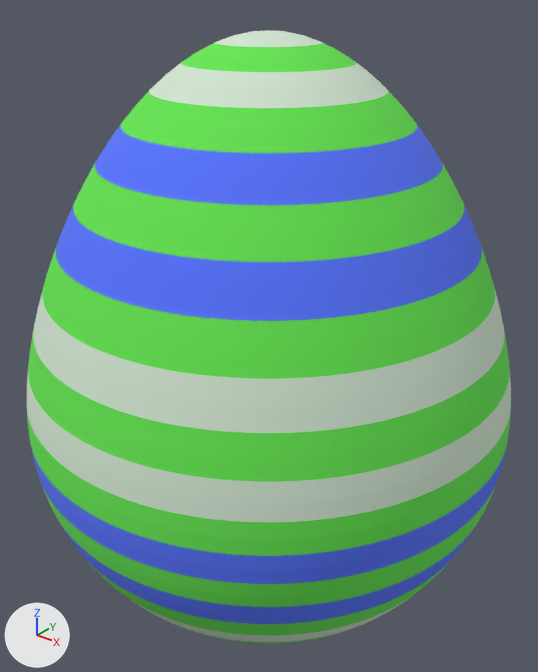
An edit to the glTF model src/assets/models/redegg.glb, drawn before and after from the same camera.
The view is the same before and after, from a 50 mm camera at (1.75, -2.19, 1.64) aimed at (-0.01, 0.02, 0.27). The axes (+X, +Y, +Z) are drawn at lower left. The lights are the same throughout.
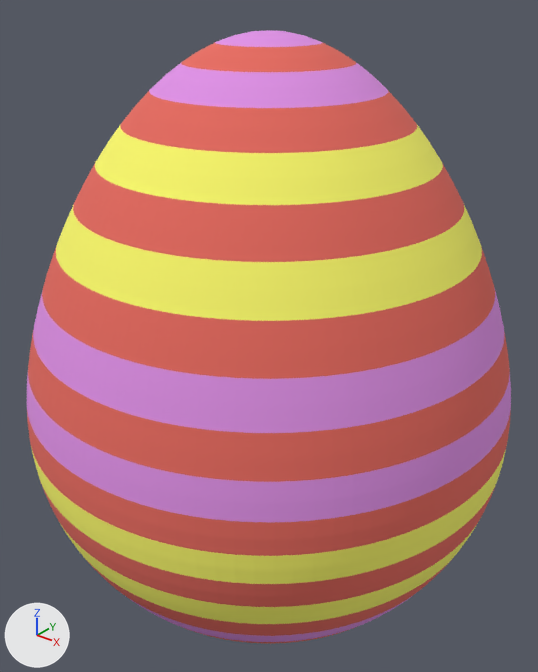
Changed parts and their boxes [x1, y1, x2, y2] in the pictures (538 x 672 px):
'Sphere', recoloured
    both: [27, 30, 511, 643]

Patch to the scene script:
```diff
--- a/src/assets/models/redegg.glb.py
+++ b/src/assets/models/redegg.glb.py
@@ mat_material_001 @@
 mat_material_001 = principled_material('Material.001')
-mat_material_001.base_color = (0.133, 0.8, 0.0839)  # green #66e752
+mat_material_001.base_color = (0.8, 0.146, 0.114)  # red #e76b5f
 mat_material_001.roughness = 1.0
@@ mat_material_004 @@
 mat_material_004 = principled_material('Material.004')
-mat_material_004.base_color = (0.0992, 0.184, 1.0)  # blue #5977ff
+mat_material_004.base_color = (1.0, 0.984, 0.152)  # yellow #fffd6d
 mat_material_004.roughness = 1.0
@@ mat_material_002 @@
 mat_material_002 = principled_material('Material.002')
-mat_material_002.base_color = (0.656, 0.8, 0.648)  # white #d4e7d3
+mat_material_002.base_color = (0.752, 0.286, 0.8)  # pink #e192e7
 mat_material_002.roughness = 1.0
```
